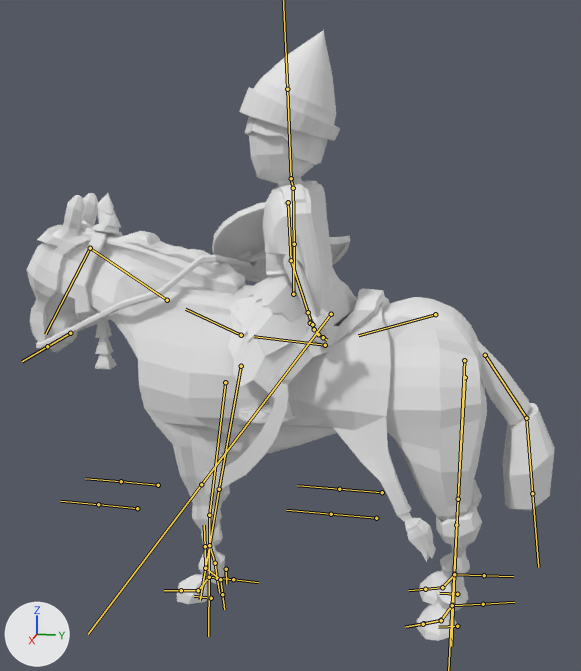
The FBX model Map/Assets/Models/Sumerians/Sumerian_cavalry/Sumerian_cavalry.fbx: old version first, new version second.
Camera for both pictures: a camera (50 mm lens) standing at (4.7, 0.4, 2.92) and looking at (-0.14, -0.57, 1.71). The lights are fixed; the arrows at lower left show +X, +Y and +Z. Both versions are drawn at frame 35 of the action 'Armature|Sumerian_Cavalry_Idle'; the numbers are the values there. The bones that bend it are drawn over the model as lines.

In view in the first picture: 'Horse', 'Sumerian'.
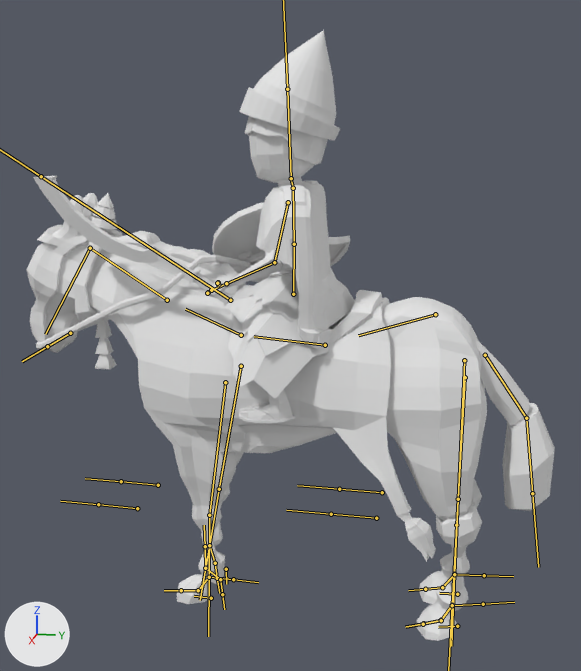
Location of each change, (x1, y1, x2, y2) in pixels of the pictures (581 x 671 px):
'Horse', posed: (26, 193, 555, 641) in both
'Sumerian', posed (93% wider, 15% shorter): before (204, 30, 385, 495); after (33, 30, 383, 423)
bone 'Brazo.L', root to tip: before (288, 202) to (291, 260); after (288, 202) to (274, 262)
bone 'Antebrazo.L', root to tip: before (291, 260) to (308, 312); after (274, 262) to (226, 283)

The change, as a diff of the scene's bpy script:
```diff
--- a/Map/Assets/Models/Sumerians/Sumerian_cavalry/Sumerian_cavalry.fbx.py
+++ b/Map/Assets/Models/Sumerians/Sumerian_cavalry/Sumerian_cavalry.fbx.py
@@ bone_brazo_l @@
 bone_brazo_l = bpy.data.objects['Armature'].pose.bones['Brazo.L']  # child of 'Pecho_Yamato'
-bone_brazo_l.rotation_quaternion = (0.99, -0.119, 0.078, 0.016)  # degrees (-14, 9, 1)
+bone_brazo_l.rotation_quaternion = (1.0, 0.0, 0.0, 0.0)  # degrees (0, 0, 0)
@@ bone_antebrazo_l @@
 bone_antebrazo_l = bpy.data.objects['Armature'].pose.bones['Antebrazo.L']  # child of 'Brazo.L'
-bone_antebrazo_l.rotation_quaternion = (0.795, -0.585, 0.16, -0.011)  # degrees (-74, 14, -12)
+bone_antebrazo_l.rotation_quaternion = (1.0, -0.007, 0.0, -0.001)  # degrees (-1, 0, 0)
```
